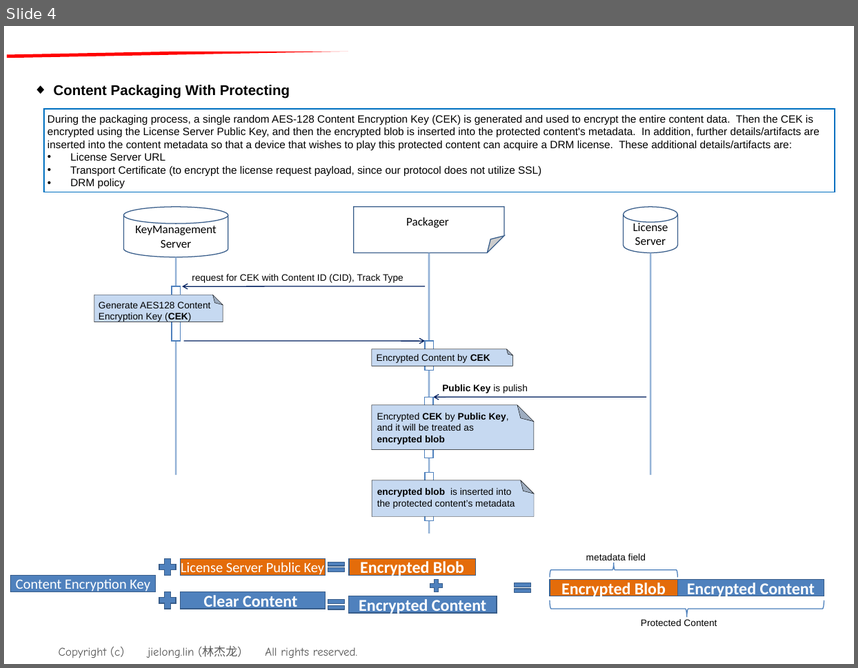
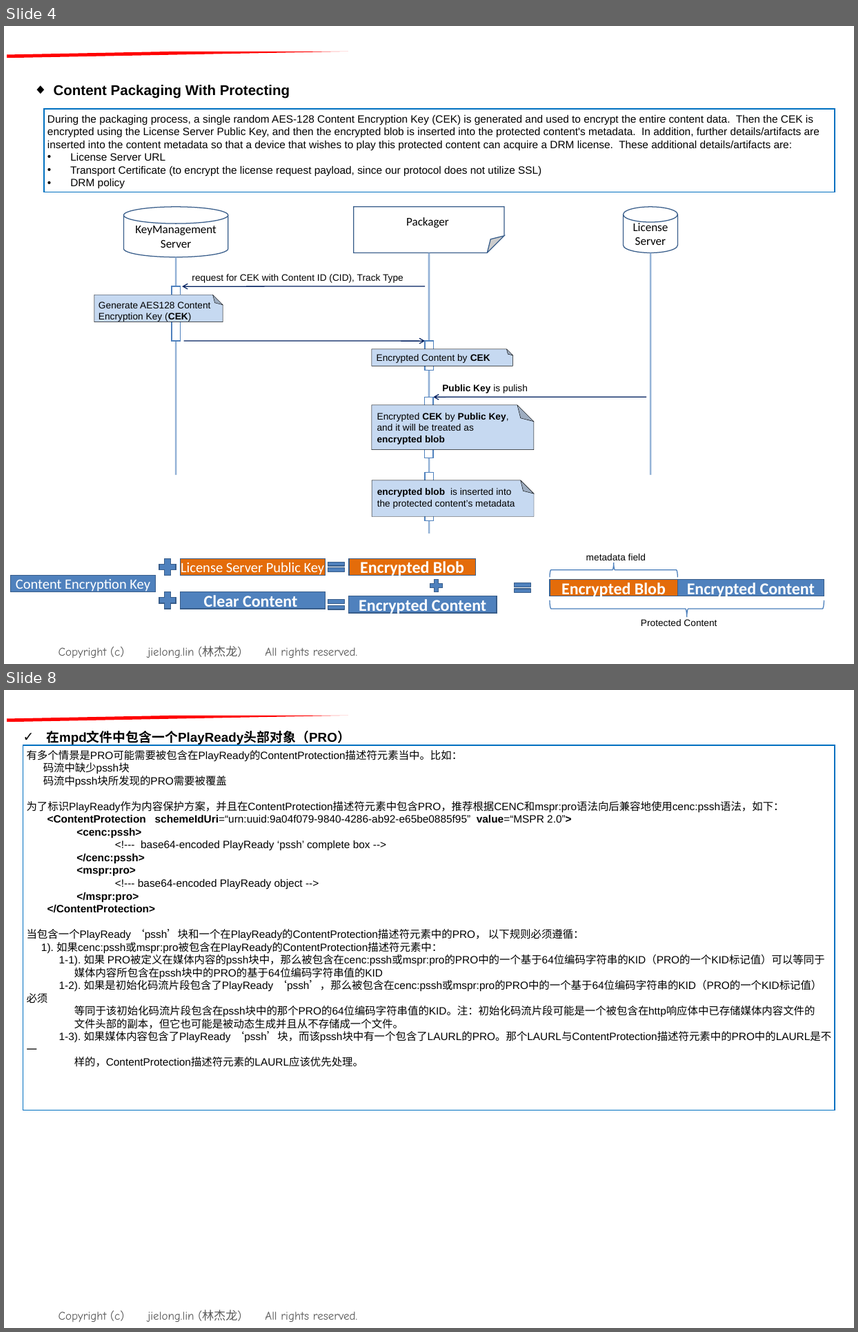
Before and after one commit to qq1624646454/philipstv_tpv, a slide deck: Drm_Mechanism.ppt. Shown one above the other, each under a label of ours: slide 4 before the commit, slides 4 and 8 after it; the slides between them are not shown. The pictures are 858x668 and 858x1332 pixels, drawn with LibreOffice and Linux fonts; fonts in the diff are those of the drawing; background and template pictures are left out. Boxes give left, top, right and bottom in pixels: in the first picture for what was removed or moved away, otherwise in the second. Text is boxed around its words. In the diff, an @@ line names an element or a change of style, - is before the commit and + after.

```diff
--- a/Drm_Mechanism.ppt
+++ b/Drm_Mechanism.ppt
@@ slide 8 added at box(4, 690, 854, 1328), background #FFFFFF; not listed: 2 template elements that a slide beside it also shows @@
@@ text added at box(46, 731, 350, 746), 11 pt, text #000000, bold @@
+✓ 在mpd文件中包含一个PlayReady头部对象（PRO）
@@ rectangle added at box(23, 745, 835, 1110), fill #FFFFFF, outline #0070C0 0.74 pt, 9 pt, text #000000 @@
+有多个情景是PRO可能需要被包含在PlayReady的ContentProtection描述符元素当中。比如：
+码流中缺少pssh块
+码流中pssh块所发现的PRO需要被覆盖
+为了标识PlayReady作为内容保护方案，并且在ContentProtection描述符元素中包含PRO，推荐根据CENC和mspr:pro语法向后兼容地使用cenc:pssh语法，如下：
+<ContentProtection schemeIdUri=“urn:uuid:9a04f079-9840-4286-ab92-e65be0885f95” value=“MSPR 2.0”>
+<cenc:pssh>
+<!--- base64-encoded PlayReady ‘pssh’ complete box -->
+</cenc:pssh>
+<mspr:pro>
+<!--- base64-encoded PlayReady object -->
+</mspr:pro>
+</ContentProtection>
+当包含一个PlayReady ‘pssh’块和一个在PlayReady的ContentProtection描述符元素中的PRO， 以下规则必须遵循：
+1). 如果cenc:pssh或mspr:pro被包含在PlayReady的ContentProtection描述符元素中：
+1-1). 如果 PRO被定义在媒体内容的pssh块中，那么被包含在cenc:pssh或mspr:pro的PRO中的一个基于64位编码字符串的KID（PRO的一个KID标记值）可以等同于
+媒体内容所包含在pssh块中的PRO的基于64位编码字符串值的KID
+1-2). 如果是初始化码流片段包含了PlayReady ‘pssh’，那么被包含在cenc:pssh或mspr:pro的PRO中的一个基于64位编码字符串的KID（PRO的一个KID标记值）必须
+等同于该初始化码流片段包含在pssh块中的那个PRO的64位编码字符串值的KID。注：初始化码流片段可能是一个被包含在http响应体中已存储媒体内容文件的
+文件头部的副本，但它也可能是被动态生成并且从不存储成一个文件。
+1-3). 如果媒体内容包含了PlayReady ‘pssh’块，而该pssh块中有一个包含了LAURL的PRO。那个LAURL与ContentProtection描述符元素中的PRO中的LAURL是不一
+样的，ContentProtection描述符元素的LAURL应该优先处理。
```
Also in this commit, not shown: 4 slides changed, 3 other slides added.
